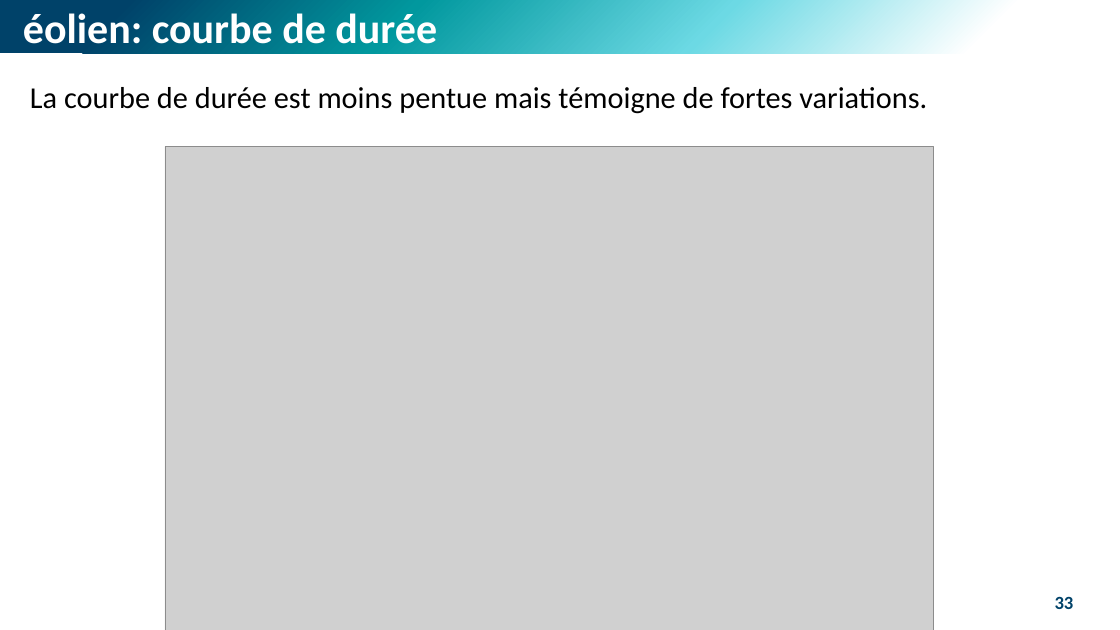
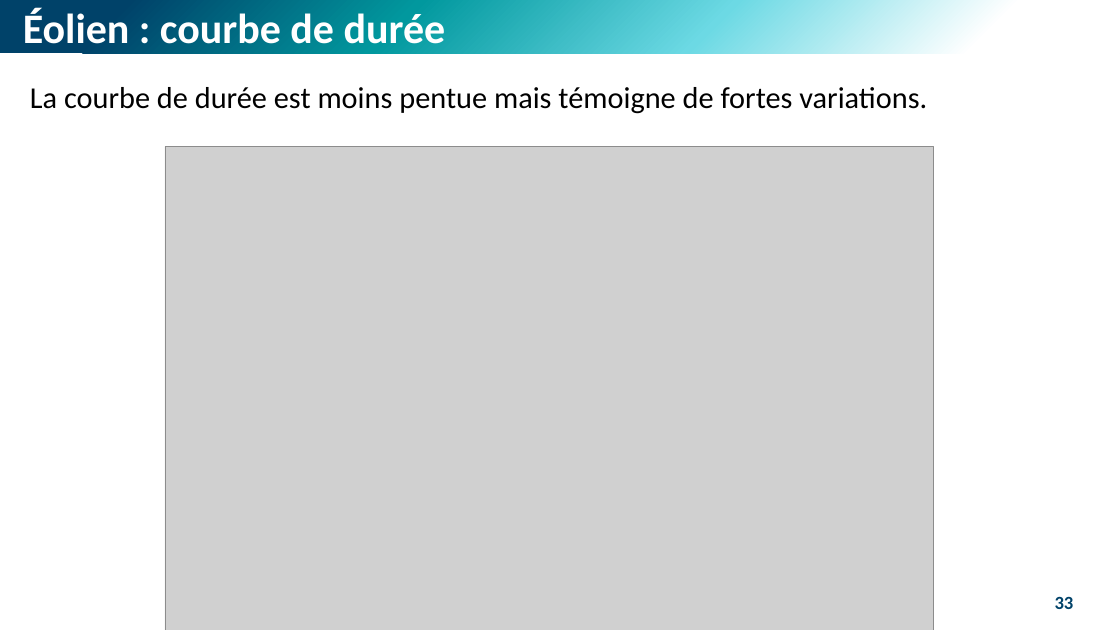
Before and after one commit to M-Berthelin/energy_mod_ISEL_MIX5, a slide deck: slide 33 of slides/1_ENR.pptx. Drawn at 1120x630 pixels with LibreOffice and Linux fonts; fonts in the diff are those of the drawing; grey boxes stand for pictures. Boxes give left, top, right and bottom in pixels: in the first picture for what was removed or moved away, otherwise in the second. Text is boxed around its words. In the diff, an @@ line names an element or a change of style, - is before the commit and + after.

```diff
--- a/slides/1_ENR.pptx
+++ b/slides/1_ENR.pptx
@@ text at <box>23,9,446,54</box>: text changed @@
-éolien: courbe de durée
+Éolien : courbe de durée
```
Also in this commit, not shown: 17 other slides changed, 1 other file.
